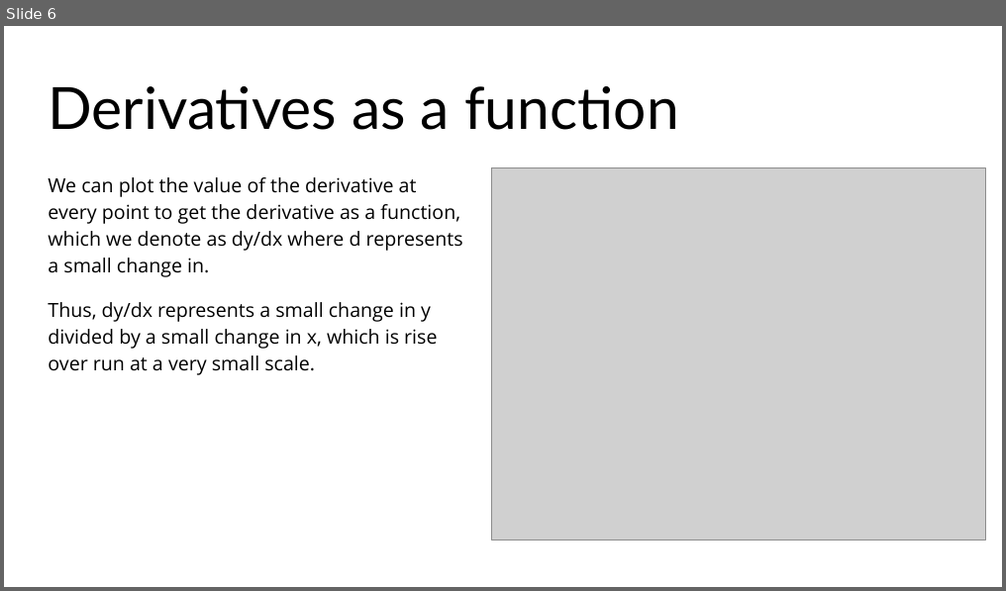
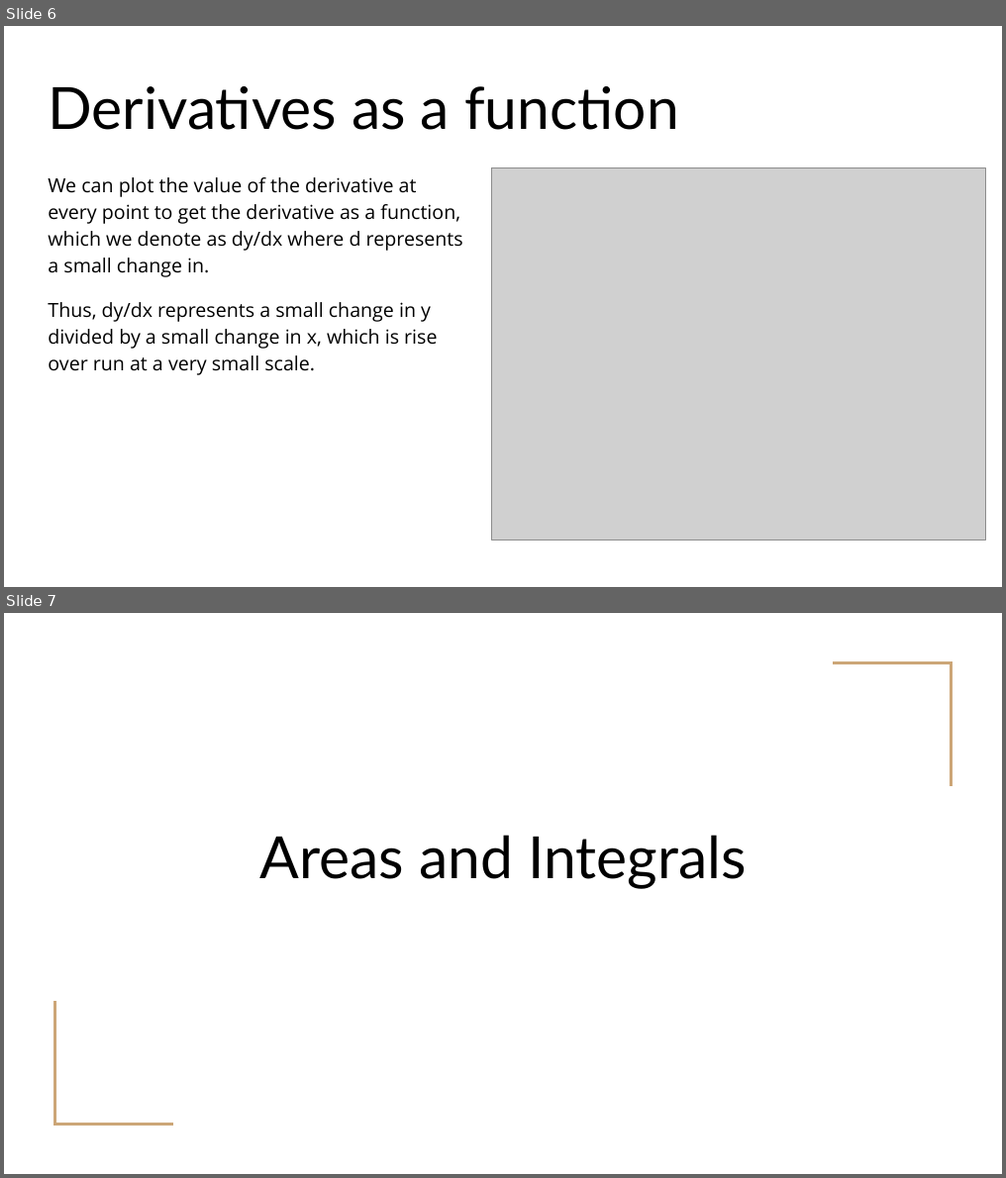
Before and after one commit to Sparks29032/Applied-Math-Website, a slide deck: docs/resources/slides/Survey of Calculus.pptx. Shown one above the other, each under a label of ours: slide 6 before the commit, slides 6 and 7 after it. The pictures are 1006x591 and 1006x1178 pixels, drawn with LibreOffice and Linux fonts; fonts in the diff are those of the drawing; grey boxes stand for pictures. Boxes give left, top, right and bottom in pixels: in the first picture for what was removed or moved away, otherwise in the second. Text is boxed around its words. In the diff, an @@ line names an element or a change of style, - is before the commit and + after.

```diff
--- a/docs/resources/slides/Survey of Calculus.pptx
+++ b/docs/resources/slides/Survey of Calculus.pptx
@@ slide 7 added at (x1=4, y1=613, x2=1002, y2=1174), background #FFFFFF @@
@@ freeform shape added at (x1=834, y1=663, x2=951, y2=785), outline #CCA677 2.25 pt @@
@@ title added at (x1=259, y1=835, x2=746, y2=889), 42 pt, text #000000 @@
+Areas and Integrals
@@ freeform shape added at (x1=54, y1=1001, x2=172, y2=1124), outline #CCA677 2.25 pt @@
```
Also in this commit, not shown: 2 slides changed, 6 other slides added, 6 slides removed, 2 other files.
